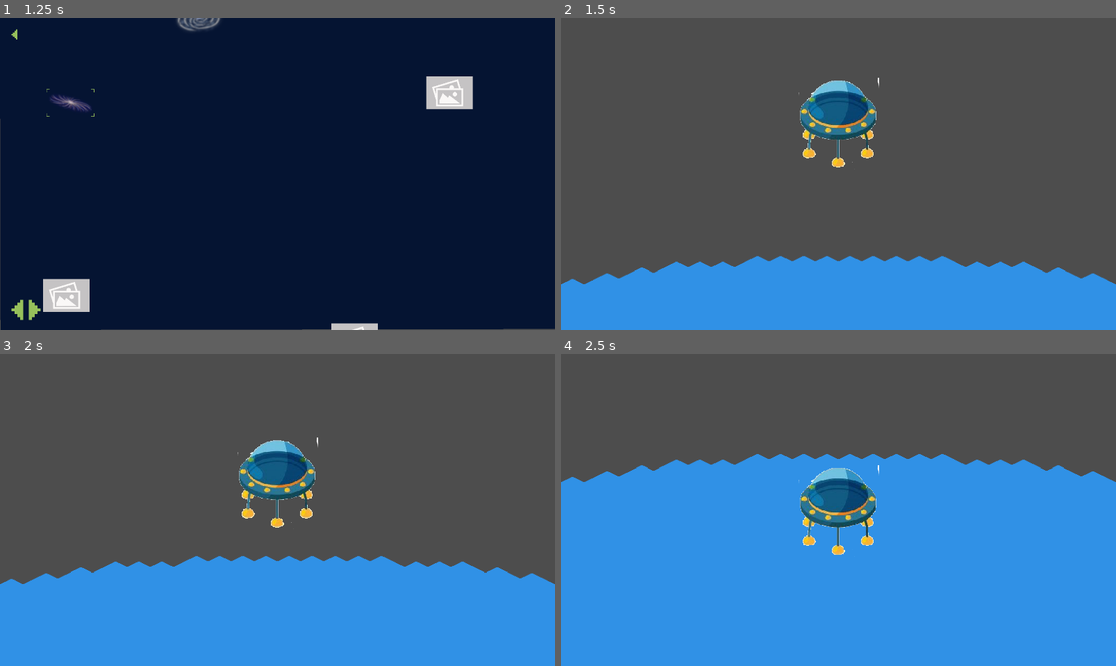
Above: before the commit, frames 1-4 (two rows, left to right).
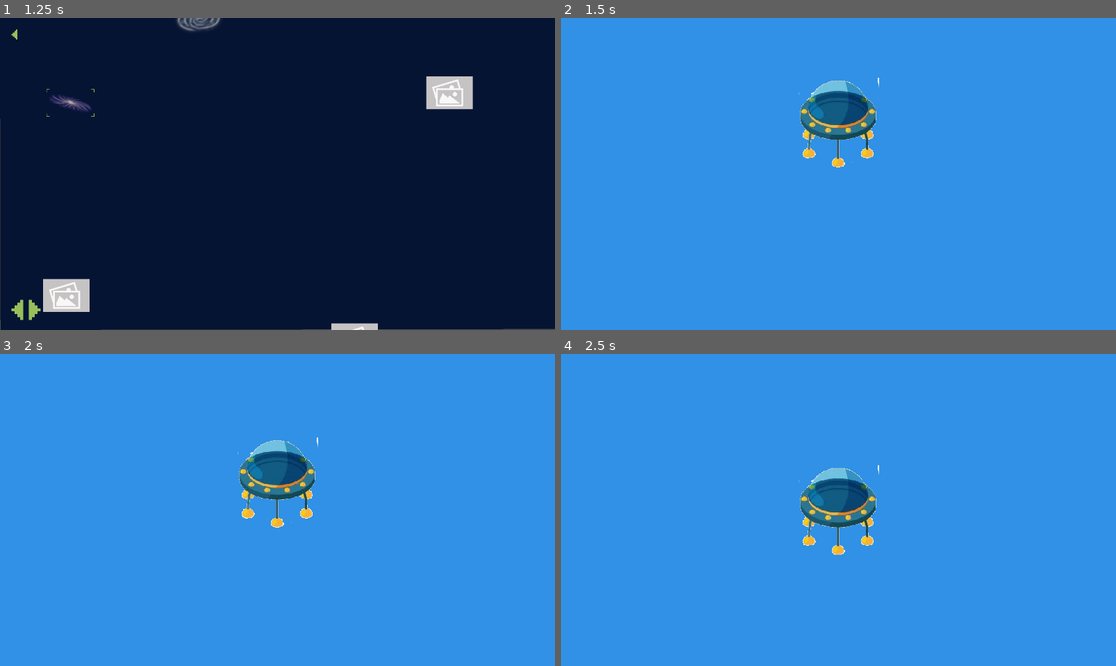
Above: after the commit, the same moments.

Repository: k4444th/ChasingCows
Game: Godot game, scene res://Scenes/main_menu.tscn
Same seed, same stepped clock (60 frames per second), same inputs: the game is played once before the commit and once after it.
Inputs (mouse positions are in pixels of both pictures, inside the frame that each line leads up to):
- Up to frame 1 (1.25 s): click "Play" at 0.5 s
- Up to frame 2 (1.5 s): click (760, 18) at 1.25 s
- Up to frame 3 (2 s): no input
- Up to frame 4 (2.5 s): move the mouse to (960, 494) at 2.02 s; hold D (Right) from 2.03 s (still down); hold Space (Beam) from 2.03 s (still down); click (960, 494) at 2.17 s

Frame 1 is identical in both runs. In frame 2, 77% of the frame differs, in the area x 0-100%, y 0-86%; in frame 3, 66%; in frame 4, 35%.

Commit message:
add cow/ufo-indicator collision

Diff:
--- a/Fonts/cow.gd
+++ b/Fonts/cow.gd
@@ -4,14 +4,16 @@
 var direction := Vector2(0.0, 0.0)
 var lastDirection := "front_right"
 var state := "standing"
+var canBeam := false
 
 @export var speed := 50
 
 func _process(_delta: float) -> void:
-	if Input.is_action_pressed("Beam"):
-		$AnimatedSprite2D.scale -= Vector2(0.005, 0.005)
-	elif Input.is_action_just_released("Beam"):
-		$AnimatedSprite2D.scale = Vector2(1, 1)
+	if canBeam:
+		if Input.is_action_pressed("Beam"):
+			$AnimatedSprite2D.scale -= Vector2(0.005, 0.005)
+		elif Input.is_action_just_released("Beam"):
+			$AnimatedSprite2D.scale = Vector2(1, 1)
 	# getKeyboardInputs()
 	setDirection()
 	moveSprite()
@@ -57,3 +59,12 @@
 func moveSprite():
 	velocity = direction * speed
 	move_and_slide()
+
+func _on_area_2d_area_entered(area: Area2D) -> void:
+	if area.is_in_group("indicator"):
+		canBeam = true
+
+
+func _on_area_2d_area_exited(area: Area2D) -> void:
+	if area.is_in_group("indicator") and not Input.is_action_pressed("Beam"):
+		canBeam = false
--- a/Scenes/cow.tscn
+++ b/Scenes/cow.tscn
@@ -108,9 +108,14 @@
 animation = &"standing_front_right"
 autoplay = "standing_front_right"
 
-[node name="CollisionShape2D" type="CollisionShape2D" parent="."]
+[node name="Area2D" type="Area2D" parent="."]
+
+[node name="CollisionShape2D" type="CollisionShape2D" parent="Area2D"]
 z_index = 2
 y_sort_enabled = true
 position = Vector2(0, 16)
 scale = Vector2(0.9, 0.25)
 shape = SubResource("CapsuleShape2D_kv73t")
+
+[connection signal="area_entered" from="Area2D" to="." method="_on_area_2d_area_entered"]
+[connection signal="area_exited" from="Area2D" to="." method="_on_area_2d_area_exited"]
--- a/Scenes/earth_tile_map.tscn
+++ b/Scenes/earth_tile_map.tscn
@@ -130,3 +130,4 @@
 layer_2/z_index = 2
 layer_2/tile_data = PackedInt32Array(-65543, 0, 0, -7, 0, 0, -6, 0, 0, 65530, 0, 0, -5, 0, 0, -65542, 0, 0, -196614, 0, …(406 unchanged characters)…
 script = ExtResource("2_tx6hy")
+oceanBorderWidth = 150
--- a/Scenes/indicator.tscn
+++ b/Scenes/indicator.tscn
@@ -1,6 +1,9 @@
-[gd_scene load_steps=2 format=3 uid="uid://dqj4p5d0ntisu"]
+[gd_scene load_steps=3 format=3 uid="uid://dqj4p5d0ntisu"]
 
 [ext_resource type="Script" uid="uid://c75b05j7aoe2y" path="res://Scenes/indicator.gd" id="1_2k7kp"]
+
+[sub_resource type="ConvexPolygonShape2D" id="ConvexPolygonShape2D_2k7kp"]
+points = PackedVector2Array(0, -23, 11, -22, 20, -19, 25, -14, 27, -5, 25, 3, 20, 9, 12, 12, 0, 13, -12, 12, -20, 9, -25, 3, -27, -5, -25, -13, -20, -19, -11, -22)
 
 [node name="Indicator" type="CharacterBody2D"]
 z_index = 90
@@ -21,3 +24,10 @@
 position = Vector2(0, -59)
 color = Color(0.172549, 0.752941, 1, 0.313726)
 polygon = PackedVector2Array(0, 36, 11, 37, 20, 40, 25, 45, 27, 54, 25, 62, 20, 68, 12, 71, 0, 72, -12, 71, -20, 68, -25, 62, -27, 54, -25, 46, -20, 40, -11, 37)
+
+[node name="Area2D" type="Area2D" parent="." groups=["indicator"]]
+position = Vector2(0, -59)
+
+[node name="CollisionShape2D" type="CollisionShape2D" parent="Area2D"]
+position = Vector2(0, 59)
+shape = SubResource("ConvexPolygonShape2D_2k7kp")
--- a/Scenes/level.gd
+++ b/Scenes/level.gd
@@ -18,13 +18,12 @@
 	indicator.gameRunning = true
 
 func _process(_delta: float) -> void:
-	if Input.is_action_pressed("Beam"):
-		if lastCowYPos < 0:
-			lastCowYPos = cow.position.y
-			cow.get_node("CollisionShape2D").disabled = true
-		if cow.position.y > ufo.position.y:
-			cow.position.y -= 3
-	elif Input.is_action_just_released("Beam"):
-		cow.position.y = lastCowYPos
-		cow.get_node("CollisionShape2D").disabled = false
-		lastCowYPos = -10
+	if cow.canBeam:
+		if Input.is_action_pressed("Beam"):
+			if lastCowYPos < 0:
+				lastCowYPos = cow.position.y
+			if cow.position.y > ufo.position.y:
+				cow.position.y -= 3
+		elif Input.is_action_just_released("Beam"):
+			cow.position.y = lastCowYPos
+			lastCowYPos = -10
--- a/Scenes/level.tscn
+++ b/Scenes/level.tscn
@@ -13,8 +13,10 @@
 [node name="EarthTileMap" parent="." instance=ExtResource("1_qxrlw")]
 
 [node name="Cow" parent="." instance=ExtResource("2_wrm1d")]
+collision_mask = 2
 
 [node name="Indicator" parent="." instance=ExtResource("5_wqkje")]
+collision_layer = 2
 
 [node name="UFO" parent="." instance=ExtResource("3_6phgx")]
 position = Vector2(0, -750)
--- a/project.godot
+++ b/project.godot
@@ -56,6 +56,11 @@
 ]
 }
 
+[layer_names]
+
+2d_physics/layer_1="Cow"
+2d_physics/layer_2="Indicator"
+
 [rendering]
 
 textures/canvas_textures/default_texture_filter=0
Not shown, changed: .DS_Store
